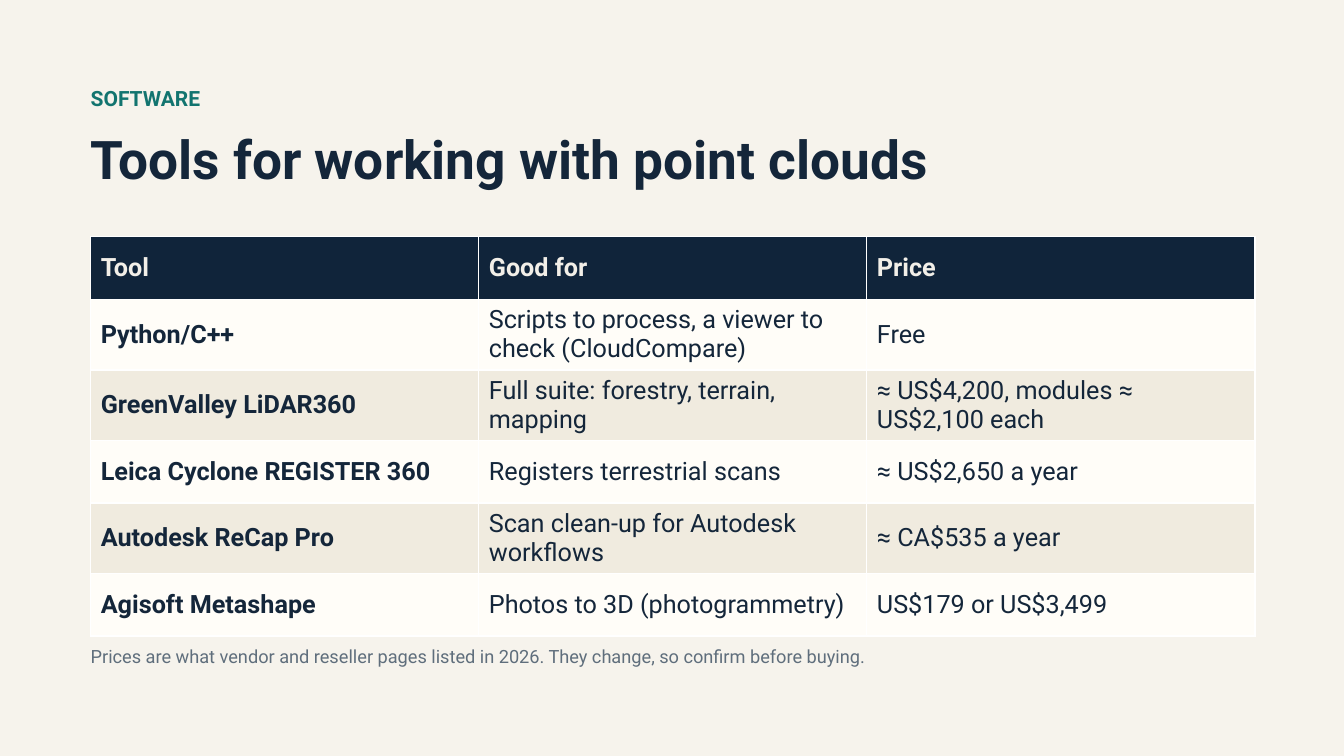
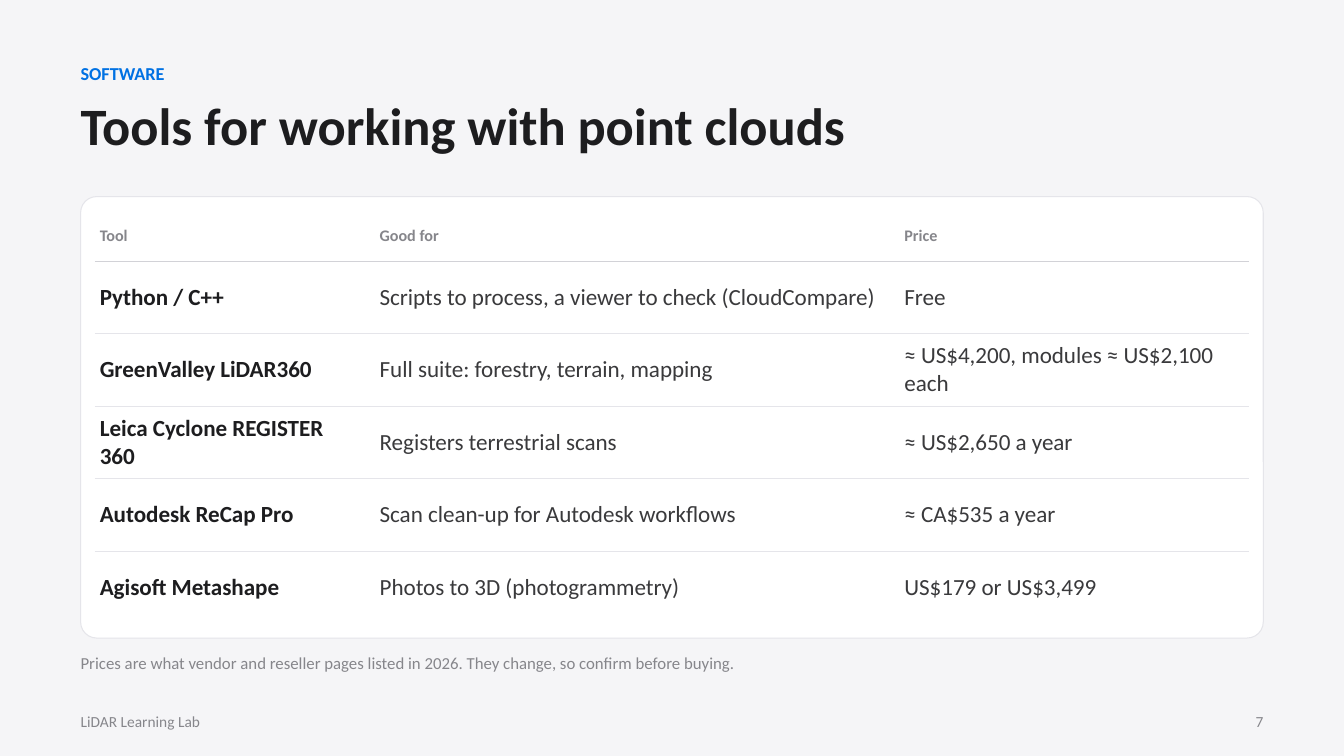
Before and after one commit to maninka123/lidar-learning-lab, a slide deck: slide 7 of presentation/LiDAR_Workshop_Slides.pptx. Drawn at 1344x756 pixels with LibreOffice and Linux fonts; fonts in the diff are those of the drawing. Boxes give left, top, right and bottom in pixels: in the first picture for what was removed or moved away, otherwise in the second. Text is boxed around its words. In the diff, an @@ line names an element or a change of style, - is before the commit and + after.

```diff
--- a/presentation/LiDAR_Workshop_Slides.pptx
+++ b/presentation/LiDAR_Workshop_Slides.pptx
@@ background #F6F3EC to #F5F5F7 @@
@@ text "SOFTWARE": place and size @@
-text "SOFTWARE" at box(91, 91, 200, 107)
+text "SOFTWARE" at box(81, 68, 165, 80)
@@ text "SOFTWARE" at box(81, 68, 165, 80): size 15 to 13 pt, font Roboto to Calibri, text colour #12746F to #0071E3; less space between paragraphs @@
@@ text "Tools for working with point ...": place and size @@
-text "Tools for working with point ..." at box(91, 138, 928, 190)
+text "Tools for working with point ..." at box(81, 108, 845, 154)
@@ text "Tools for working with point ..." at box(81, 108, 845, 154): size 38 to 37.5 pt, font Roboto to Calibri, text colour #14263A to #1D1D1F; less space between paragraphs @@
@@ rounded rectangle added at box(81, 197, 1263, 638), fill #FFFFFF, outline #E5E5EA 0.75 pt @@
@@ table at box(95, 211, 1250, 624) @@
-row 2, column 1: Python/C++
+row 2, column 1: Python / C++
@@ fill #10243A to none in row 1 @@
@@ fill #FFFDF8 to none in 9 cells @@
@@ fill #F0EBDF to none in 6 cells @@
@@ size 18 to 11.5 pt, text colour #F2EFE8 to #86868B in "Tool", "Good for", "Price" @@
@@ font Roboto to Calibri, size 18 to 16.5 pt @@
@@ text colour #14263A to #3A3A3C in "Scripts to process, a viewer to check ...", "Free", "Full suite: forestry, terrain, mapping", "≈ US$4,200, modules ≈ US$2,100 each" and 6 more places @@
@@ text colour #14263A to #1D1D1F in "GreenValley LiDAR360", "Leica Cyclone REGISTER 360", "Autodesk ReCap Pro", "Agisoft Metashape" @@
@@ borders changed @@
@@ table: place and size @@
-table at box(91, 237, 1255, 644)
+table at box(95, 211, 1250, 624)
@@ text "Prices are what vendor and ...": place and size @@
-text "Prices are what vendor and ..." at box(91, 649, 865, 667)
+text "Prices are what vendor and ..." at box(81, 657, 734, 672)
@@ text "Prices are what vendor and ..." at box(81, 657, 734, 672): size 13 to 12 pt, font Roboto to Calibri, text colour #5F6E7C to #86868B; less space between paragraphs @@
@@ text added at box(81, 716, 200, 730), 11 pt, text #86868B @@
+LiDAR Learning Lab
@@ text added at box(1256, 717, 1264, 727), 11 pt, text #86868B @@
+7
```
Also in this commit, not shown: 22 other slides changed, 2 slides added, 2 slides removed.
